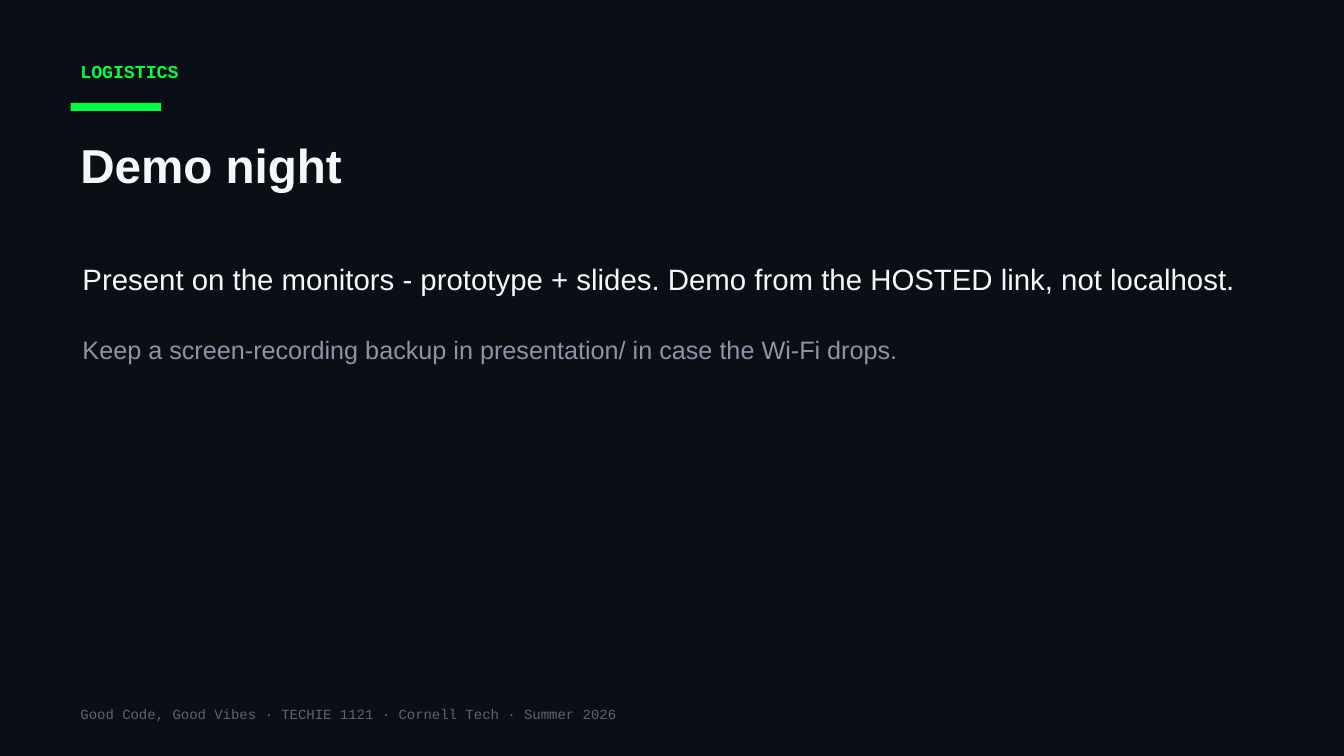
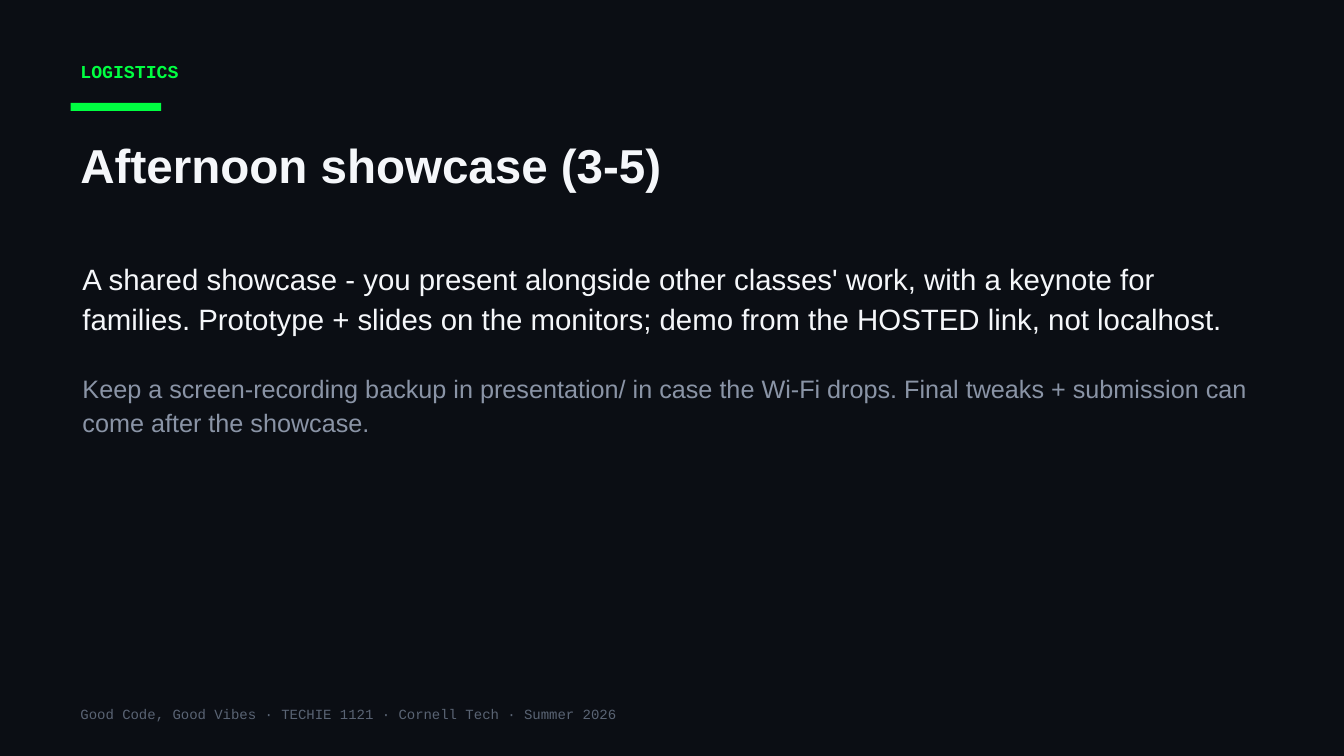
Before and after one commit to Cornell-Tech-Vibe-Coding-Summer-2026/website, a slide deck: slide 9 of slides/Week3-Thu-Final-Presentations.pptx. Drawn at 1344x756 pixels with LibreOffice and Linux fonts; fonts in the diff are those of the drawing. Boxes give left, top, right and bottom in pixels: in the first picture for what was removed or moved away, otherwise in the second. Text is boxed around its words. In the diff, an @@ line names an element or a change of style, - is before the commit and + after.

```diff
--- a/slides/Week3-Thu-Final-Presentations.pptx
+++ b/slides/Week3-Thu-Final-Presentations.pptx
@@ text at [80,148,661,192]: text changed @@
-Demo night
+Afternoon showcase (3-5)
@@ text at [82,268,1247,432]: text changed @@
-Present on the monitors - prototype + slides. Demo from the HOSTED link, not localhost.
-Keep a screen-recording backup in presentation/ in case the Wi-Fi drops.
+A shared showcase - you present alongside other classes' work, with a keynote for families. Prototype + slides on the monitors; demo from the HOSTED link, not localhost.
+Keep a screen-recording backup in presentation/ in case the Wi-Fi drops. Final tweaks + submission can come after the showcase.
```
Also in this commit, not shown: 6 other slides changed, 2 other files.
